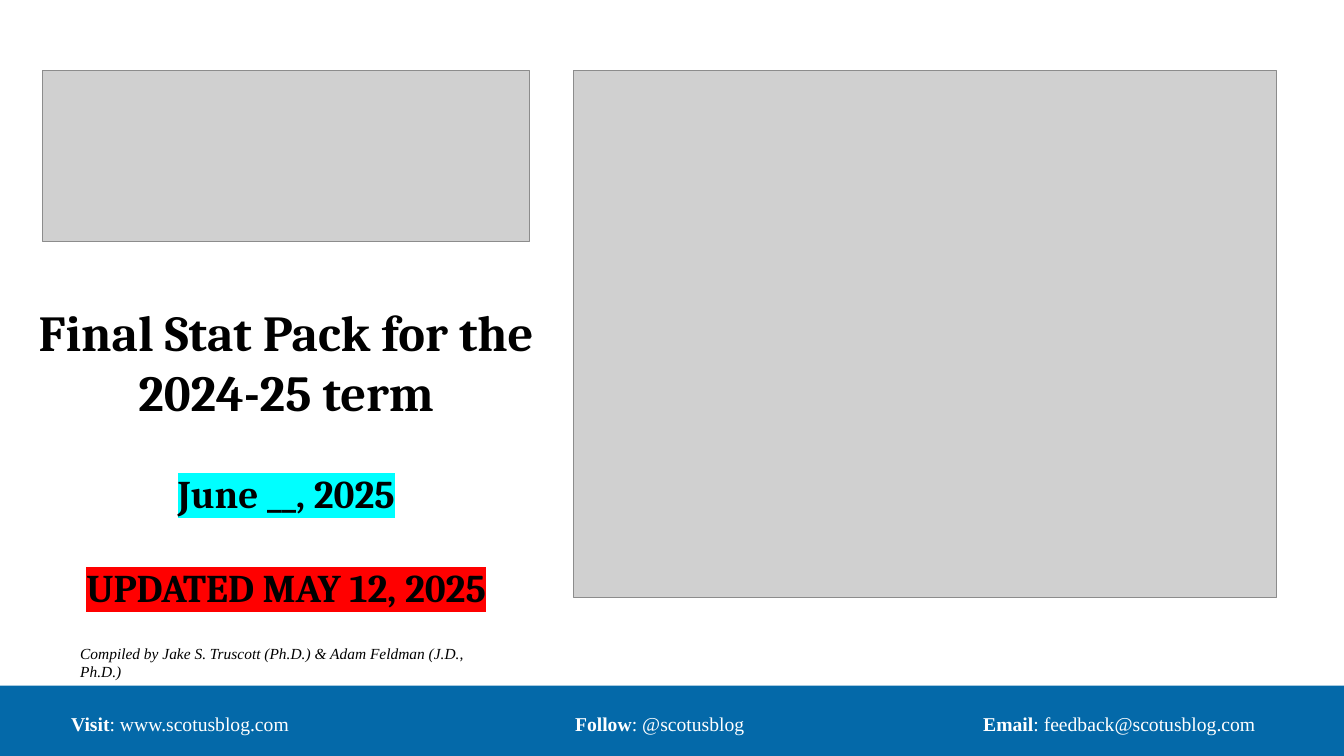
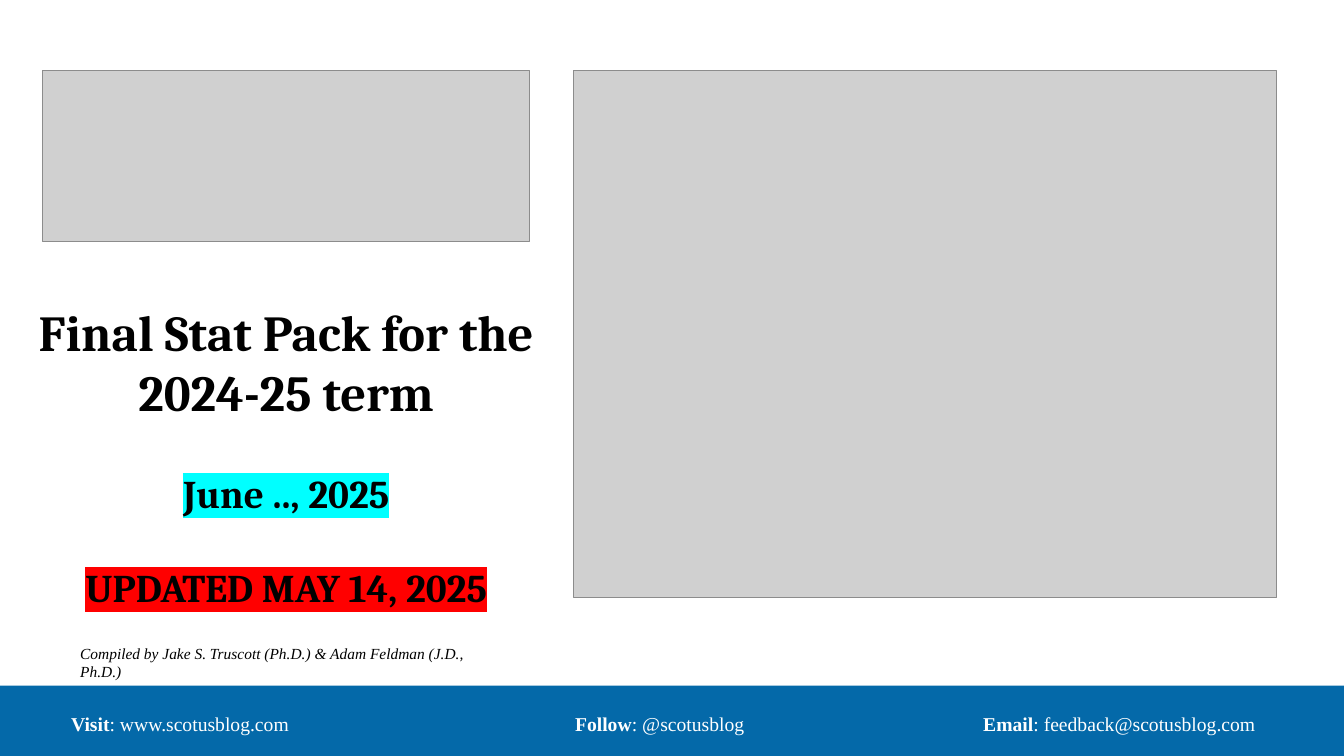
Before and after one commit to JakeTruscott/scotuswatch, a slide deck: slide 1 of Stat Reviews/OT24_StatReview/compilation/SCOTUSBlog/statpack_OT24.pptx. Drawn at 1344x756 pixels with LibreOffice and Linux fonts; fonts in the diff are those of the drawing; grey boxes stand for pictures. Boxes give left, top, right and bottom in pixels: in the first picture for what was removed or moved away, otherwise in the second. Text is boxed around its words. In the diff, an @@ line names an element or a change of style, - is before the commit and + after.

```diff
--- a/Stat Reviews/OT24_StatReview/compilation/SCOTUSBlog/statpack_OT24.pptx
+++ b/Stat Reviews/OT24_StatReview/compilation/SCOTUSBlog/statpack_OT24.pptx
@@ title at (x1=39, y1=315, x2=533, y2=608): text changed @@
-Final Stat Pack for the 2024-25 term
-June __, 2025
-UPDATED MAY 12, 2025
+Final Stat Pack for the 2024-25 term
+June .., 2025
+UPDATED MAY 14, 2025
```
Also in this commit, not shown: 20 other slides changed, 1 slide added, 45 other files.
